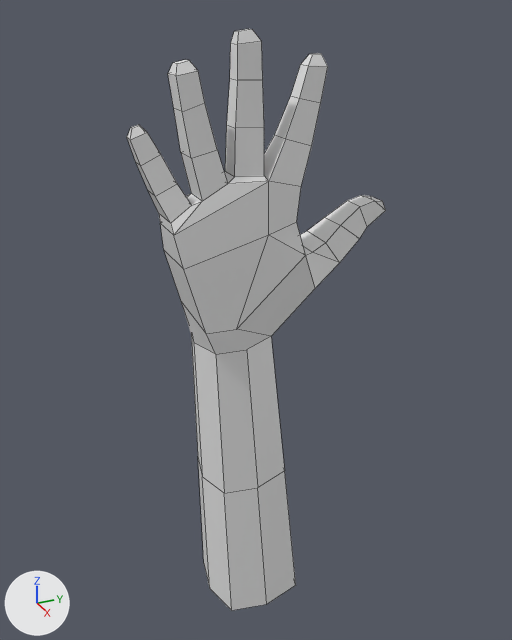
The FBX model Assets/3DModels/E. Mono.fbx as it was, and as the next commit left it.
The view is the same before and after, from a 50 mm camera at (8.93, -3.75, 8.37) aimed at (-0.16, 0.35, 3.82). Every picture has the same lights, and +X, +Y and +Z are marked at lower left. Mesh edges are drawn as thin lines. Where no turn or scale is listed for an object, it has been applied to the vertices.
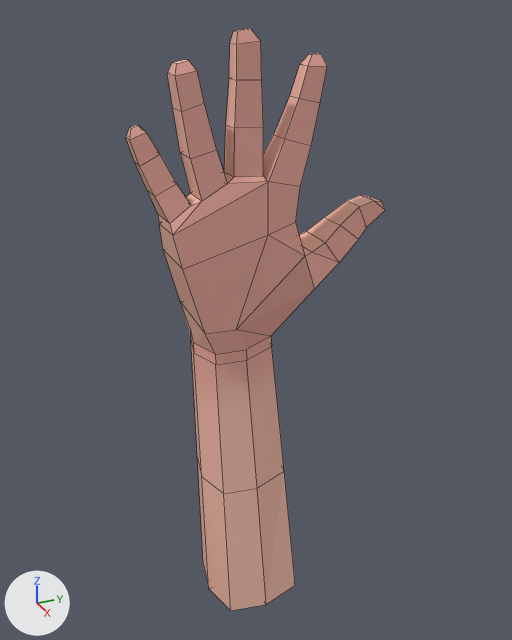
Where the change shows, as pixel boxes (x1, y1, x2, y2) in the pictures (512 x 640 px):
'Cube', reshaped, moved
    before: (127, 29, 386, 610)
    after: (126, 29, 385, 611)
part 1 of me_cube_001, built on
    before: (191, 335, 285, 493)
    after: (191, 336, 284, 493)
part 2 of me_cube_001, recoloured (grey to brown)
    both: (130, 29, 385, 610)

What changed in the scene script:
```text
Add img_e_mono_png:
    img_e_mono_png = load_image('E Mono.png', '../Art/textures/E Mono.png', 1024, 1024, 'sRGB')
Add mat_material:
    mat_material = principled_material('Material')
    mat_material.texture = img_e_mono_png
    mat_material.roughness = 0.69
Change me_cube_001:
    used by ob_cube; location = (0.01, -0.16, 5.48)
    remove me_cube_001.from_pydata(...)  # 141 vertices, 141 faces; spans x -0.76..0.76, y -1.41..2.35, z -6.6..2.51
    add me_cube_001.from_pydata(...)  # 149 vertices, 149 faces; spans x -0.76..0.76, y -1.41..2.35, z -6.6..2.51
    me_cube_001 part 1
    8 faces are deleted
    8 vertices are added at x -0.62..0.56, y -0.57..0.66, z -1.93..-1.87
    16 new faces join them
    me_cube_001 part 2: 133 faces spanning x -0.76..0.76, y -1.41..2.35, z -6.6..2.51 switch from no material to mat_material (picture img_e_mono_png)
Change ob_cube:
    ob_cube.location: (0.01, -0.16, 5.48) -> (0.01, -0.17, 5.48)
```
